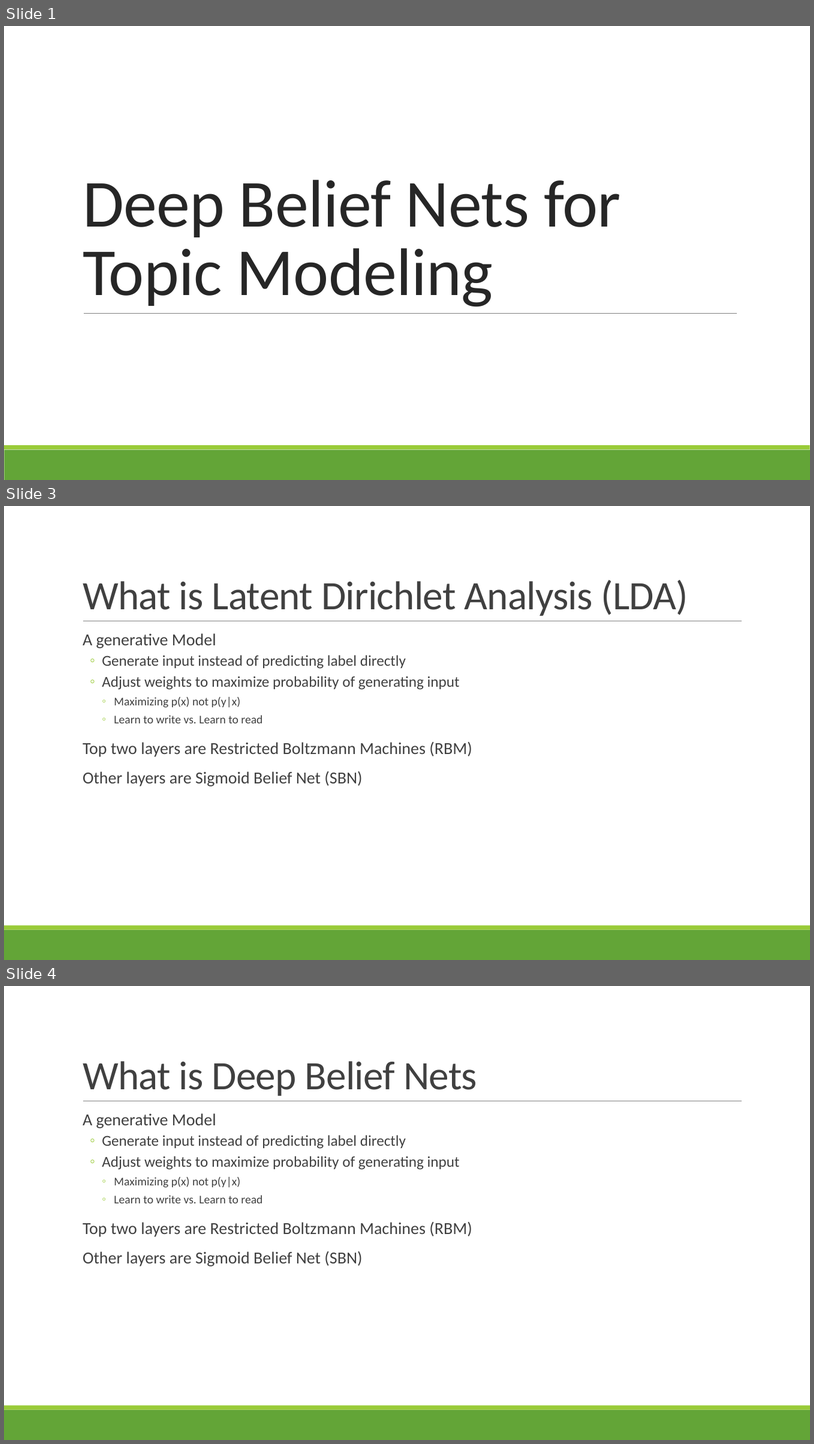
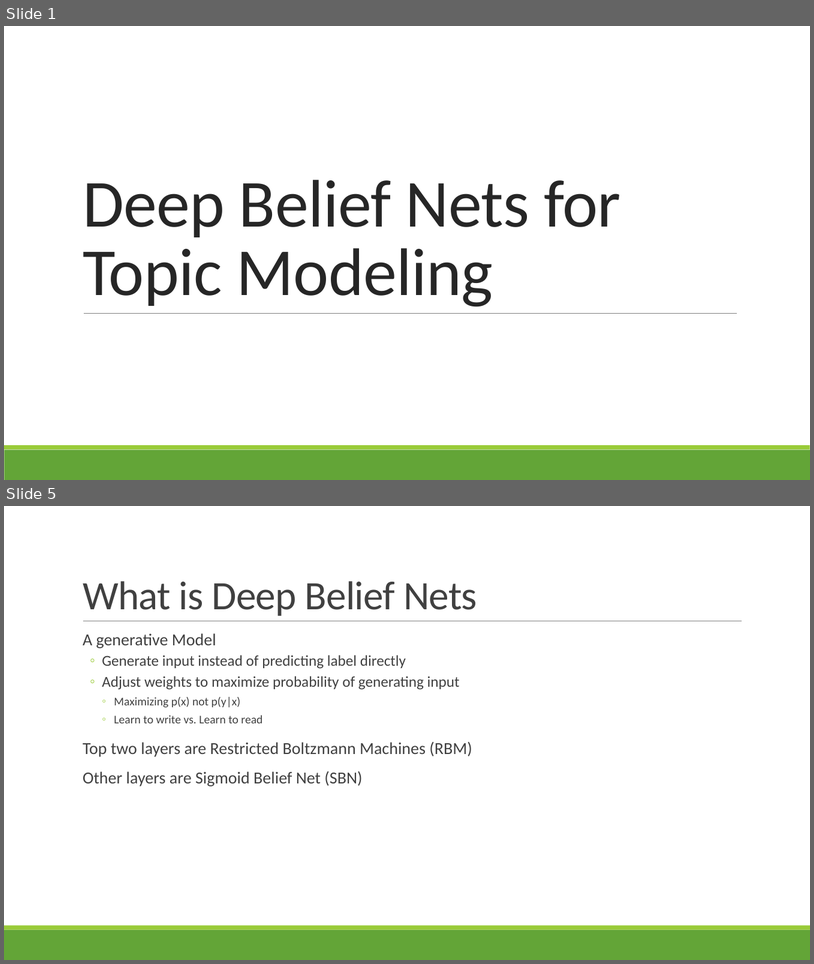
Before and after one commit to dingchaoz/machine_learning, a slide deck: HW4/DBN-v2.pptx. Shown one above the other, each under a label of ours: slides 1, 3 and 4 before the commit, slides 1 and 5 after it; the slides between them are not shown. The pictures are 814x1444 and 814x964 pixels, drawn with LibreOffice and Linux fonts; fonts in the diff are those of the drawing. Boxes give left, top, right and bottom in pixels: in the first picture for what was removed or moved away, otherwise in the second. Text is boxed around its words. In the diff, an @@ line names an element or a change of style, - is before the commit and + after.

Commit message:
added slides about LDA and topic models

```diff
--- a/HW4/DBN-v2.pptx
+++ b/HW4/DBN-v2.pptx
@@ slide 3 removed at [4,506,810,960], background #FFFFFF; not listed: 3 template elements that a slide beside it also shows @@
@@ title removed at [83,580,689,616] @@
-What is Latent Dirichlet Analysis (LDA)
@@ text removed at [83,633,472,786] @@
-  A generative Model
-  ◦ Generate input instead of predicting label directly
-  ◦ Adjust weights to maximize probability of generating input
-    ◦ Maximizing p(x) not p(y|x)
-    ◦ Learn to write vs. Learn to read
-  Top two layers are Restricted Boltzmann Machines (RBM)
-  Other layers are Sigmoid Belief Net (SBN)
@@ what was slide 4 is now slide 5 @@
```
Also in this commit, not shown: 2 slides changed, 3 slides added, 2 other slides removed.
